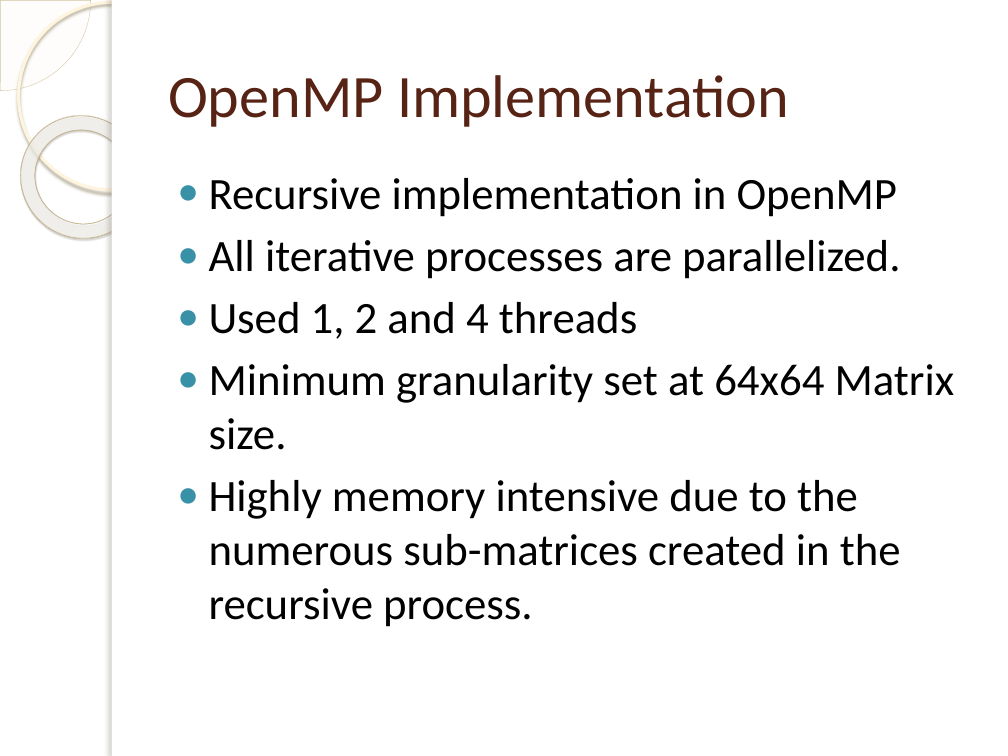
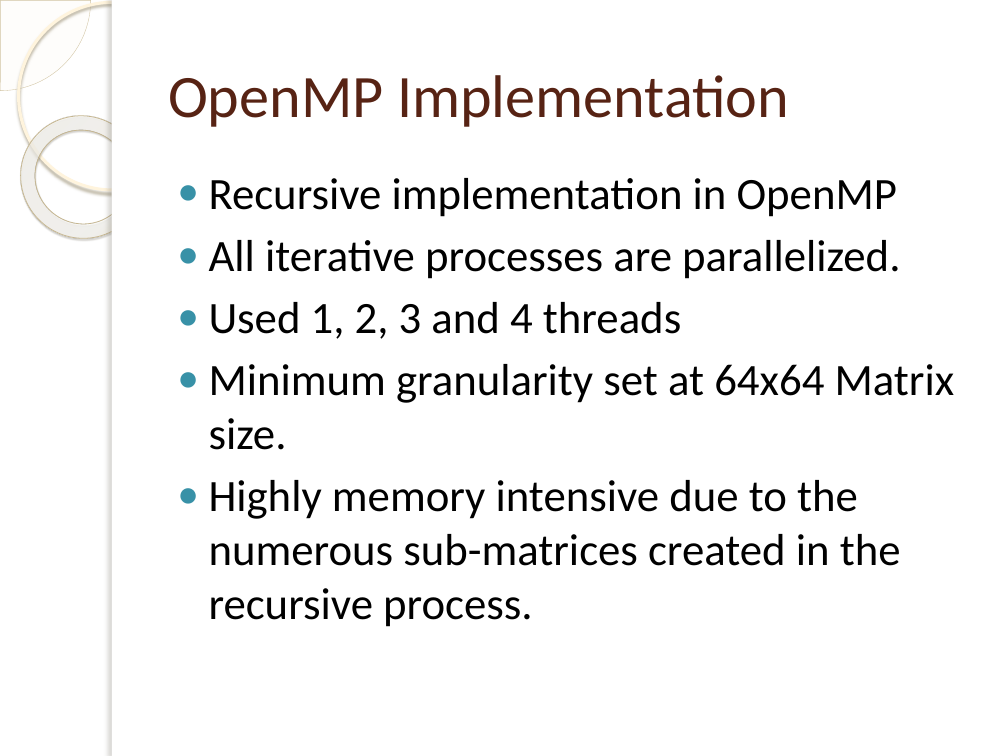
Before and after one commit to pruthvishetty/strassen, a slide deck: slide 6 of Strassen Multiplication Algorithm.pptx. Drawn at 1008x756 pixels with LibreOffice and Linux fonts; fonts in the diff are those of the drawing; background and template pictures are left out. Boxes give left, top, right and bottom in pixels: in the first picture for what was removed or moved away, otherwise in the second. Text is boxed around its words. In the diff, an @@ line names an element or a change of style, - is before the commit and + after.

Commit message:
Updated stuff with the OpenMPI data.

```diff
--- a/Strassen Multiplication Algorithm.pptx
+++ b/Strassen Multiplication Algorithm.pptx
@@ text at box(209, 302, 681, 339): text changed @@
-● Used 1, 2 and 4 threads
+● Used 1, 2, 3 and 4 threads
```
Also in this commit, not shown: 6 other slides changed, 4 slides added, 1 other file.
